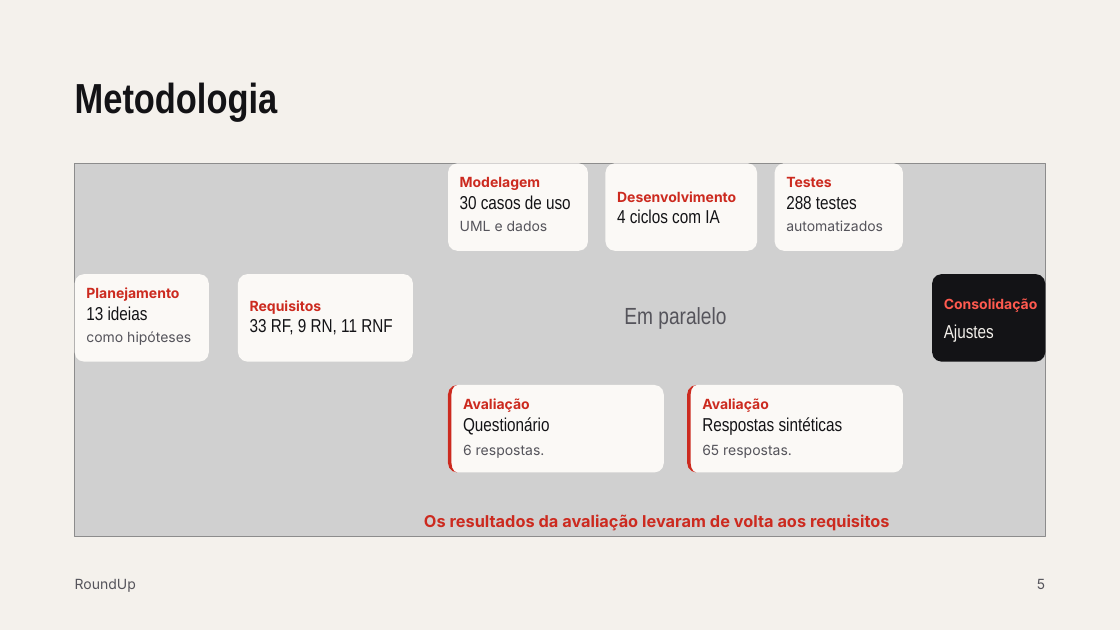
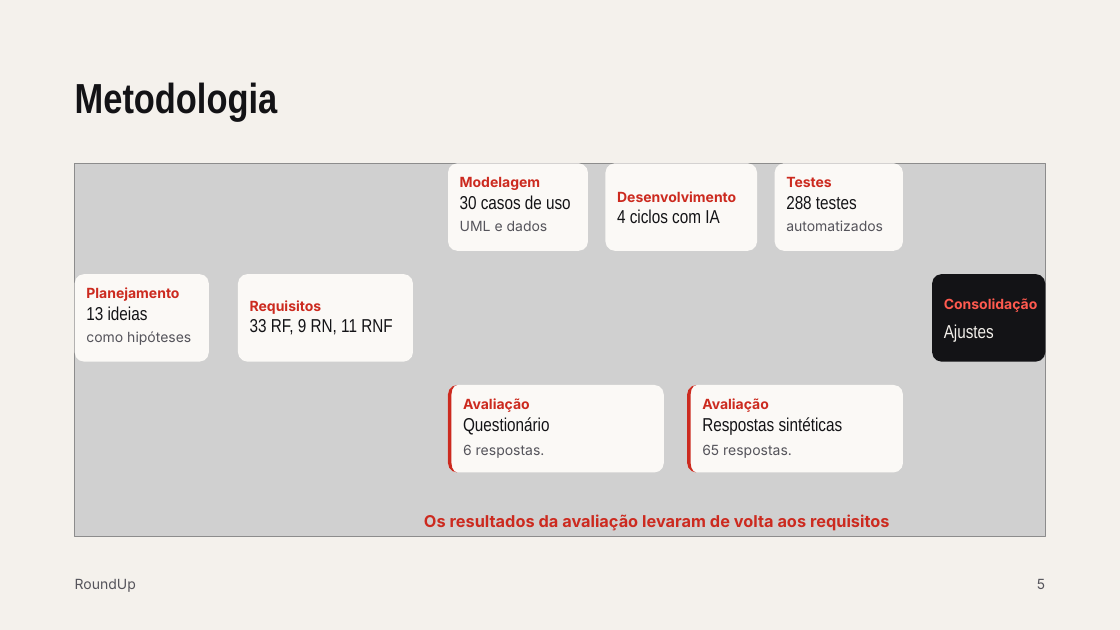
Before and after one commit to andreccoelho/roundup_app, a slide deck: slide 5 of docs/apresentacao-defesa/Defesa TCC — RoundUp.pptx. Drawn at 1120x630 pixels with LibreOffice and Linux fonts; fonts in the diff are those of the drawing; grey boxes stand for pictures. Boxes give left, top, right and bottom in pixels: in the first picture for what was removed or moved away, otherwise in the second. Text is boxed around its words. In the diff, an @@ line names an element or a change of style, - is before the commit and + after.

```diff
--- a/docs/apresentacao-defesa/Defesa TCC — RoundUp.pptx
+++ b/docs/apresentacao-defesa/Defesa TCC — RoundUp.pptx
@@ text removed at bbox=[624, 307, 726, 329] @@
-Em paralelo
```
Also in this commit, not shown: 10 other slides changed, 1 slide added, 1 other file.
